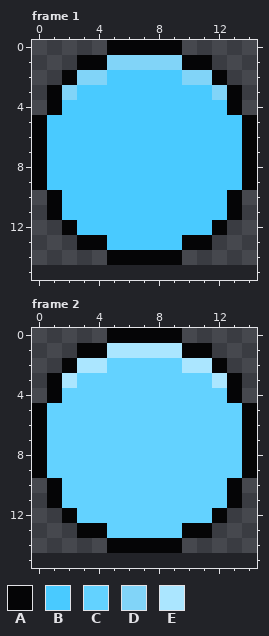
Pixel-art file -- src/UI/Settings/slider-grabber.aseprite. The picture above was drawn from the file before the commit.
15x15 pixels, 2 frames. Shown: frame 1, frame 2. The old version is drawn lined up with the new one, on the new canvas.
Visible layers, top first: "border", "highlight", "main".
Palette (. is transparent): A #050506  B #49caff  C #63d2ff  D #81d4f8  E #abe6ff
Pixels before, frame 1, first column x 0:
 0 .....AAAAA.....
 1 ...AADDDDDAA...
 2 ..ADDBBBBBDDA..
 3 .ADBBBBBBBBBDA.
 4 .ABBBBBBBBBBBA.
 5 ABBBBBBBBBBBBBA
 6 ABBBBBBBBBBBBBA
 7 ABBBBBBBBBBBBBA
 8 ABBBBBBBBBBBBBA
 9 ABBBBBBBBBBBBBA
10 .ABBBBBBBBBBBA.
11 .ABBBBBBBBBBBA.
12 ..ABBBBBBBBBA..
13 ...AABBBBBAA...
14 .....AAAAA.....
Pixels before, frame 2, first column x 0:
 0 .....AAAAA.....
 1 ...AAEEEEEAA...
 2 ..AEECCCCCEEA..
 3 .AECCCCCCCCCEA.
 4 .ACCCCCCCCCCCA.
 5 ACCCCCCCCCCCCCA
 6 ACCCCCCCCCCCCCA
 7 ACCCCCCCCCCCCCA
 8 ACCCCCCCCCCCCCA
 9 ACCCCCCCCCCCCCA
10 .ACCCCCCCCCCCA.
11 .ACCCCCCCCCCCA.
12 ..ACCCCCCCCCA..
13 ...AACCCCCAA...
14 .....AAAAA.....
Now the later version:
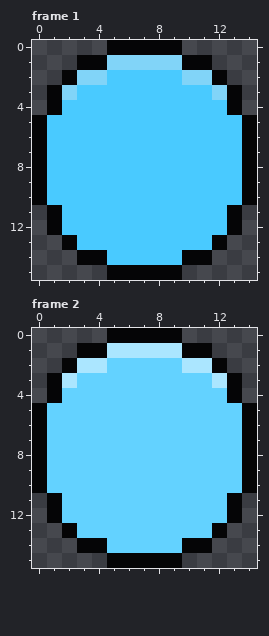
The author wrote: feat: refactored sliders into components and added volume controls to the pause screen
Changes in this commit:
canvas 15x15 -> 15x16
Frame 1:
The author put colour A in row 10 at x 0 and 14; in row 12 at x 1 and 13; in row 13 at x 2 and 12; in row 14 at x 3 to 4 and 10 to 11; in row 15 at x 5 to 9.
Colour A becomes colour B in row 10 at x 1 and 13; in row 12 at x 2 and 12; in row 13 at x 3 to 4 and 10 to 11; in row 14 at x 5 to 9.
Frame 2:
The author put colour A in row 10 at x 0 and 14; in row 12 at x 1 and 13; in row 13 at x 2 and 12; in row 14 at x 3 to 4 and 10 to 11; in row 15 at x 5 to 9.
Colour A becomes colour C in row 10 at x 1 and 13; in row 12 at x 2 and 12; in row 13 at x 3 to 4 and 10 to 11; in row 14 at x 5 to 9.
Pixel boxes of the changes (left, top, right, bottom) in both pictures:
changed: (32, 190, 257, 280)
changed: (32, 478, 257, 568)
